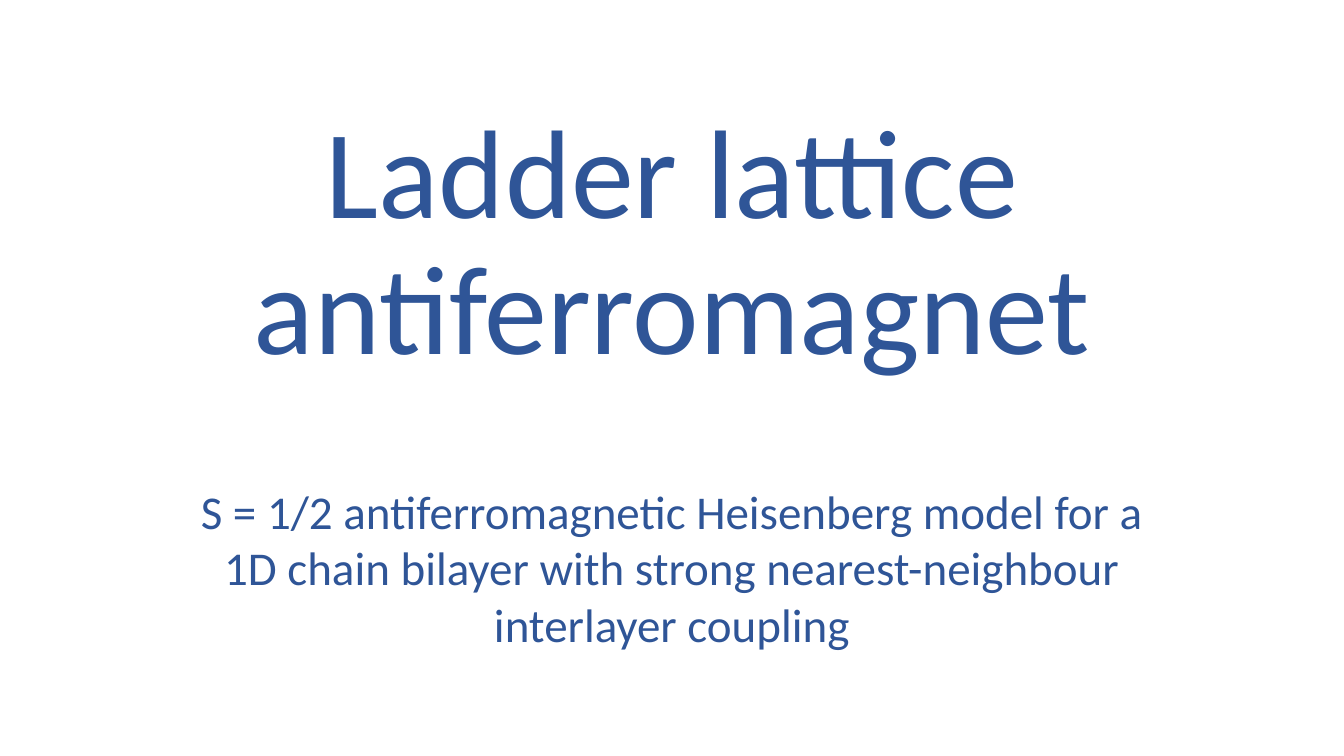
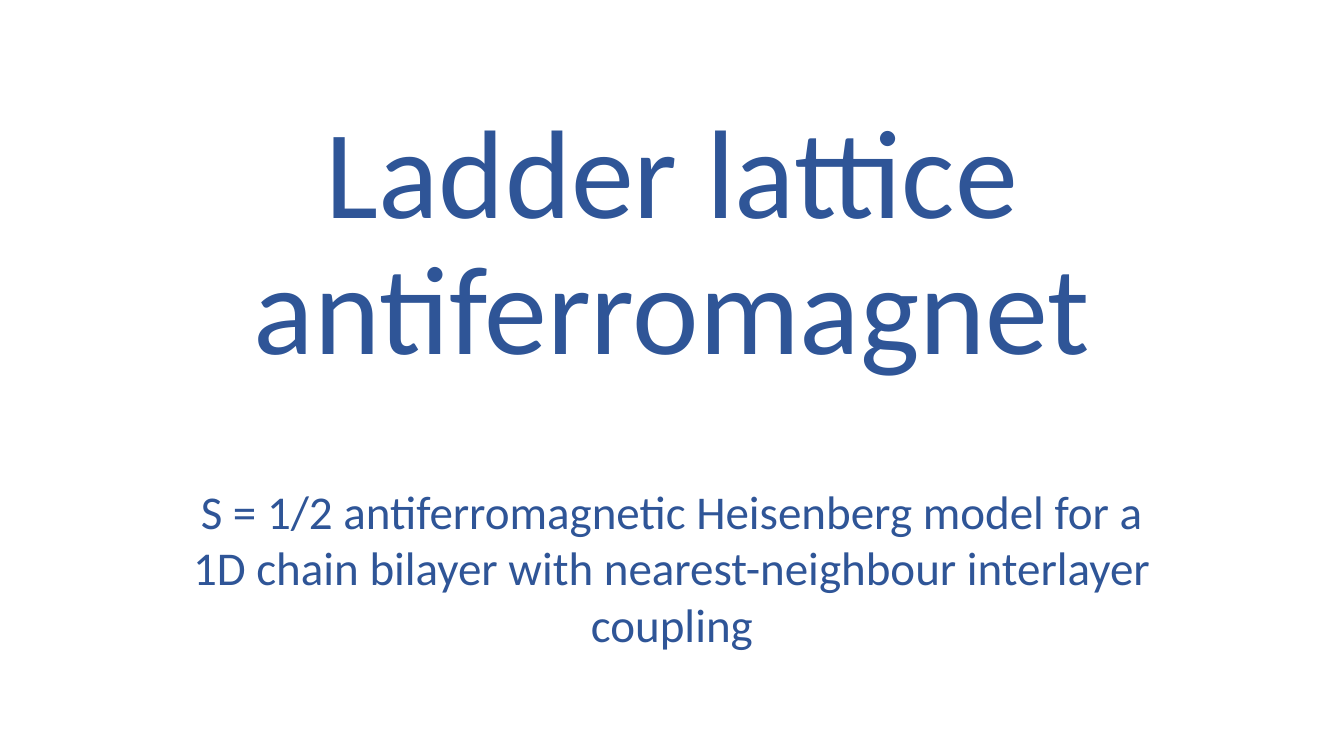
Before and after one commit to davidebernocco/Manybody_physics_project, a slide deck: slide 1 of Ladder_Heisemberg_presentation.pptx. Drawn at 1344x756 pixels with LibreOffice and Linux fonts; fonts in the diff are those of the drawing. Boxes give left, top, right and bottom in pixels: in the first picture for what was removed or moved away, otherwise in the second. Text is boxed around its words. In the diff, an @@ line names an element or a change of style, - is before the commit and + after.

```diff
--- a/Ladder_Heisemberg_presentation.pptx
+++ b/Ladder_Heisemberg_presentation.pptx
@@ subtitle at bbox=[193, 496, 1150, 650]: text changed @@
-S = 1/2 antiferromagnetic Heisenberg model for a 1D chain bilayer with strong nearest-neighbour interlayer coupling
+S = 1/2 antiferromagnetic Heisenberg model for a 1D chain bilayer with nearest-neighbour interlayer coupling
```
Also in this commit, not shown: 7 other slides changed, 4 slides added, 4 slides removed.
